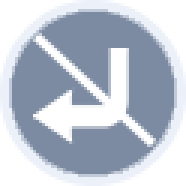
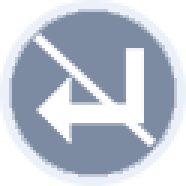
Comparing the layer stacks of the two 186 x 186 images. Changes:
renamed "enter" to "enter (1)", moved it above "形状 1", painted on it over [33, 48, 144, 144]
